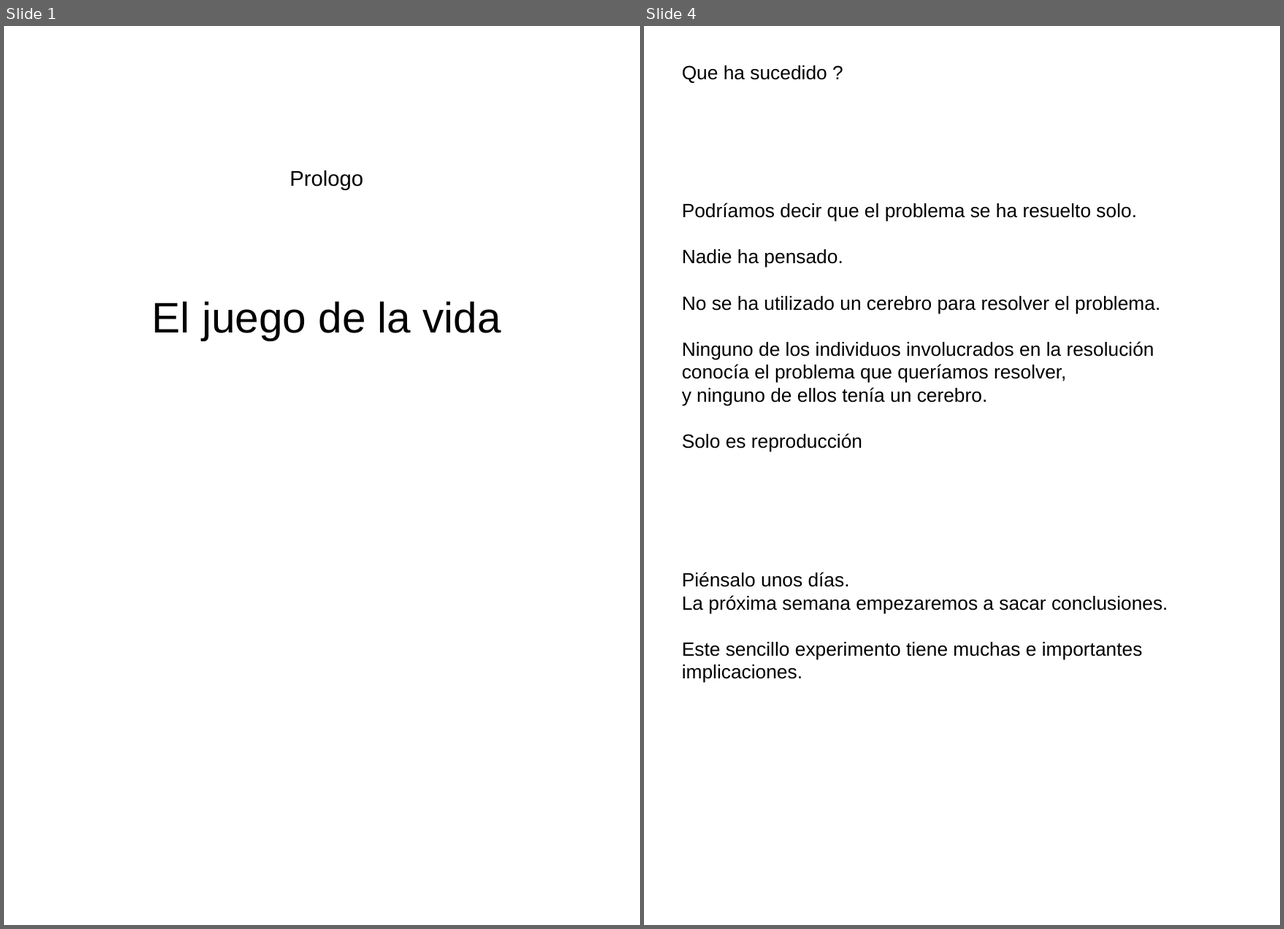
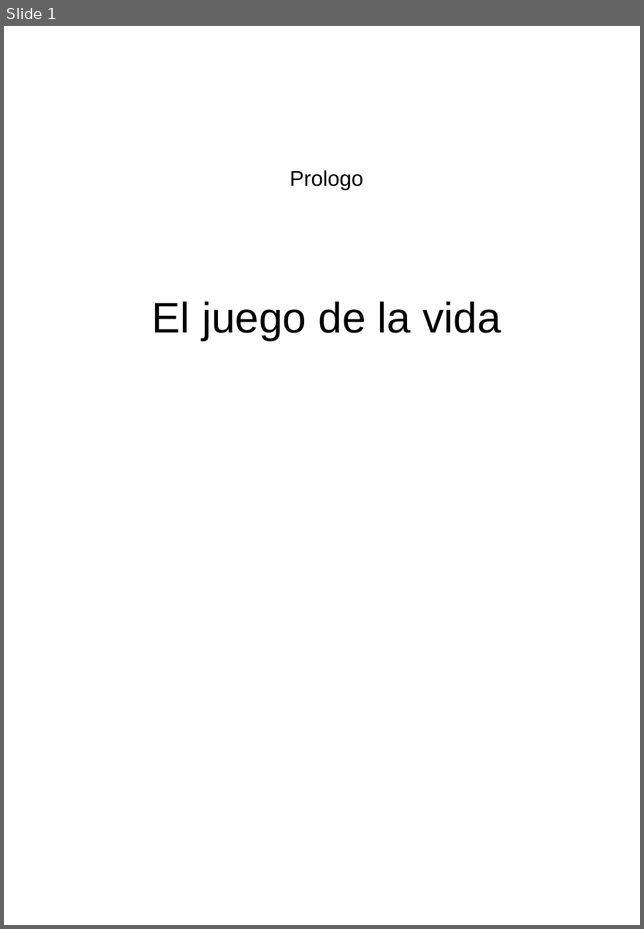
Before and after one commit to fabhrius/La-Cosa, a slide deck: capitulos/Prologo/Prologo.odp. Shown side by side, each under a label of ours: slides 1 and 4 before the commit, slide 1 after it; the slides between them are not shown. The pictures are 1284x929 and 644x929 pixels, drawn with LibreOffice and Linux fonts; fonts in the diff are those of the drawing. Boxes give left, top, right and bottom in pixels: in the first picture for what was removed or moved away, otherwise in the second. Text is boxed around its words. In the diff, an @@ line names an element or a change of style, - is before the commit and + after.

```diff
--- a/capitulos/Prologo/Prologo.odp
+++ b/capitulos/Prologo/Prologo.odp
@@ slide 4 removed at box(644, 26, 1280, 925), background #FFFFFF @@
@@ text removed at box(682, 65, 1167, 683) @@
-Que ha sucedido ?
-Podríamos decir que el problema se ha resuelto solo.
-Nadie ha pensado.
-No se ha utilizado un cerebro para resolver el problema.
-Ninguno de los individuos involucrados en la resolución
-conocía el problema que queríamos resolver,
-y ninguno de ellos tenía un cerebro.
-Solo es reproducción
-Piénsalo unos días.
-La próxima semana empezaremos a sacar conclusiones.
-Este sencillo experimento tiene muchas e importantes implicaciones.
```
Also in this commit, not shown: 4 slides added, 2 other slides removed, 2 other files.
